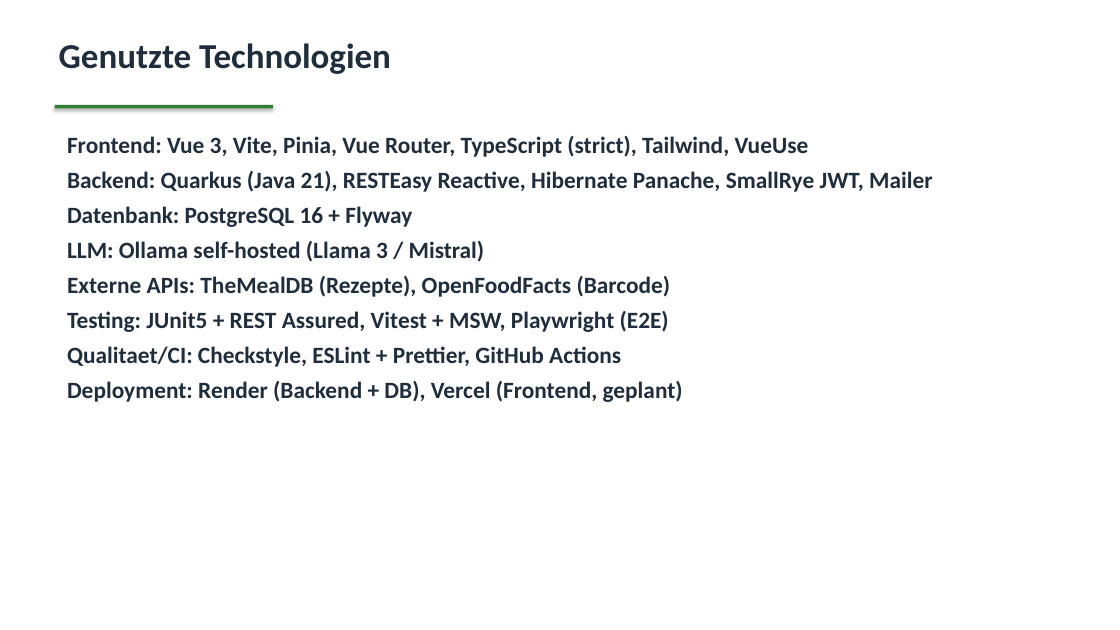
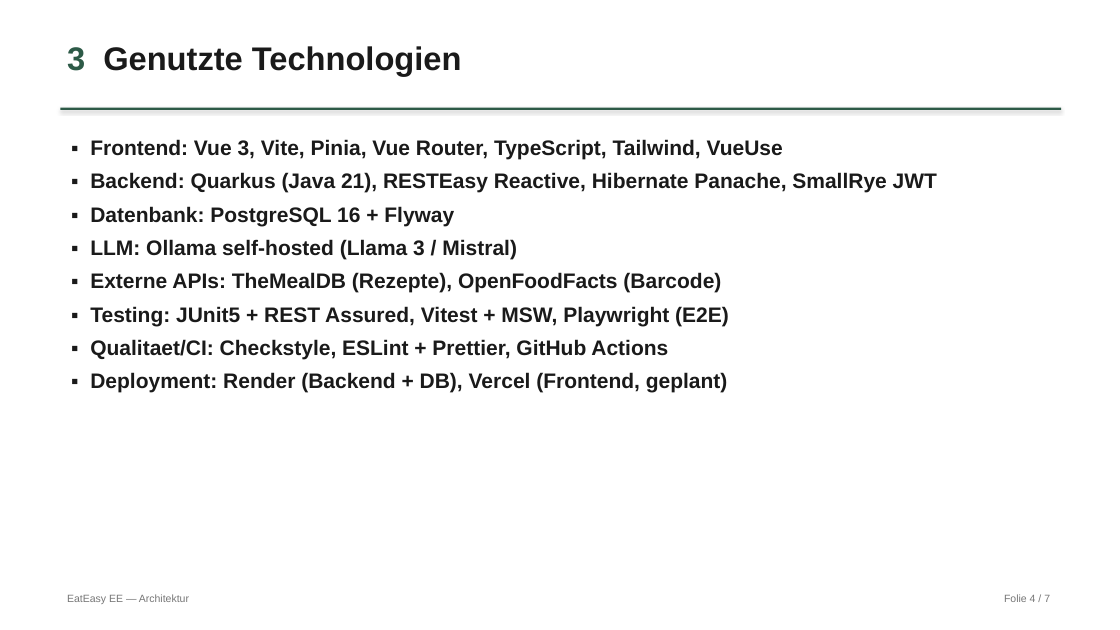
Before and after one commit to thnndnly/EatEasyRepository, a slide deck: slide 4 of EatEasy-Architektur.pptx. Drawn at 1120x630 pixels with LibreOffice and Linux fonts; fonts in the diff are those of the drawing. Boxes give left, top, right and bottom in pixels: in the first picture for what was removed or moved away, otherwise in the second. Text is boxed around its words. In the diff, an @@ line names an element or a change of style, - is before the commit and + after.

```diff
--- a/EatEasy-Architektur.pptx
+++ b/EatEasy-Architektur.pptx
@@ text at (67,46,462,76): text changed; size 30 to 28 pt; font Calibri to Arial; text colour #1F2D3D to #1A1A1A @@
-Genutzte Technologien
+3 Genutzte Technologien
@@ rectangle: place and size @@
-rectangle at (55,105,273,108)
+rectangle at (60,108,1061,110)
@@ rectangle at (60,108,1061,110): fill #2E7D32 to #2D5A47 @@
@@ text at (90,139,937,393): text changed; size 20 to 18 pt; font Calibri to Arial; text colour #1F2D3D to #1A1A1A @@
-Frontend: Vue 3, Vite, Pinia, Vue Router, TypeScript (strict), Tailwind, VueUse
-Backend: Quarkus (Java 21), RESTEasy Reactive, Hibernate Panache, SmallRye JWT, Mailer
-Datenbank: PostgreSQL 16 + Flyway
-LLM: Ollama self-hosted (Llama 3 / Mistral)
-Externe APIs: TheMealDB (Rezepte), OpenFoodFacts (Barcode)
-Testing: JUnit5 + REST Assured, Vitest + MSW, Playwright (E2E)
-Qualitaet/CI: Checkstyle, ESLint + Prettier, GitHub Actions
-Deployment: Render (Backend + DB), Vercel (Frontend, geplant)
+▪ Frontend: Vue 3, Vite, Pinia, Vue Router, TypeScript, Tailwind, VueUse
+▪ Backend: Quarkus (Java 21), RESTEasy Reactive, Hibernate Panache, SmallRye JWT
+▪ Datenbank: PostgreSQL 16 + Flyway
+▪ LLM: Ollama self-hosted (Llama 3 / Mistral)
+▪ Externe APIs: TheMealDB (Rezepte), OpenFoodFacts (Barcode)
+▪ Testing: JUnit5 + REST Assured, Vitest + MSW, Playwright (E2E)
+▪ Qualitaet/CI: Checkstyle, ESLint + Prettier, GitHub Actions
+▪ Deployment: Render (Backend + DB), Vercel (Frontend, geplant)
@@ text added at (67,594,189,604), 9 pt, text #777777 @@
+EatEasy EE — Architektur
@@ text added at (1004,594,1050,602), 9 pt, text #777777 @@
+Folie 4 / 7
```
Also in this commit, not shown: 6 other slides changed, 3 other files.
